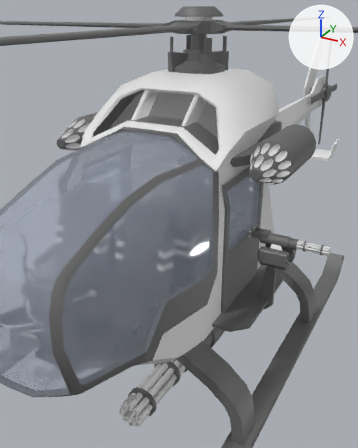
One commit to the FBX model SH-1/SH-1.fbx: the scene before it, then after it.
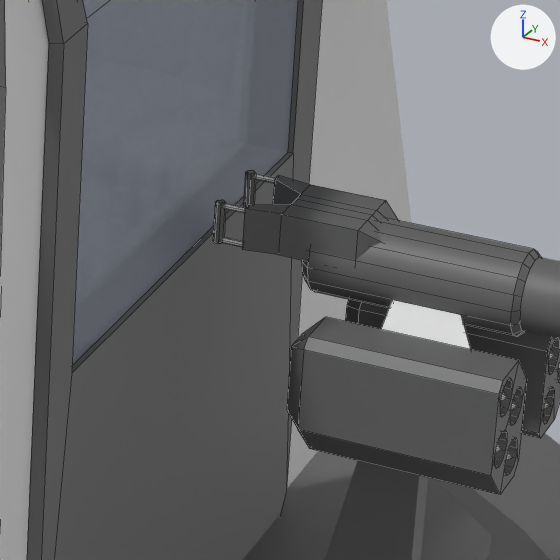
Old and new are each drawn from a camera (50 mm lens) standing at (2.417, -4.213, 3.555) and looking at (0.302, -0.368, 1.632) and again close up on the part from 61% to 82% of the width and 45% to 62% of the height. The axes (+X, +Y, +Z) are drawn at upper right. The lights are the same throughout. The close-ups show mesh edges as thin lines. Where no turn or scale is listed for an object, it has been applied to the vertices. Vertices at the same position are counted once.

In view in the first close-up: 'Canopy', 'DoorL', 'SH-1', 'SideMiniGun', 'SideMiniGunBarrel'.
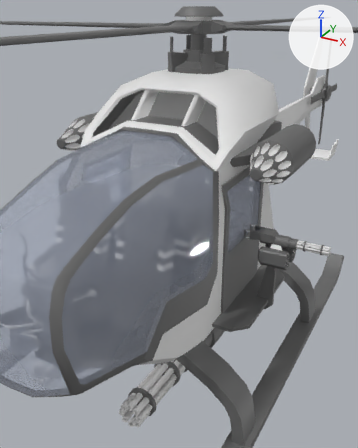
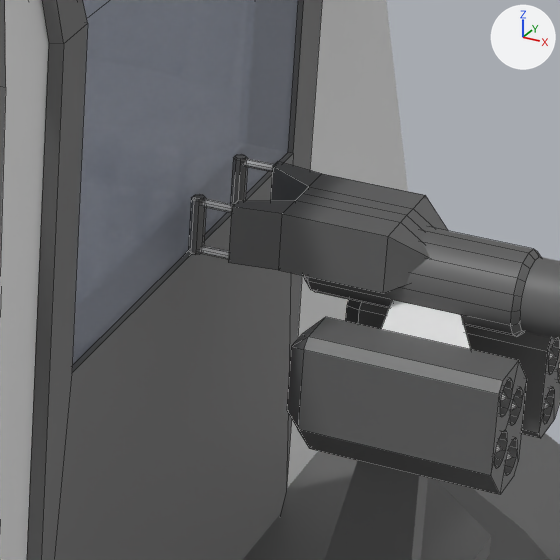
Location of each change, (x1, y1, x2, y2) in pixels of the close-ups (560 x 560 px; the box of a moved part takes in the faces that stretch with it):
```json
{"object": "SideMiniGun", "change": "reshaped", "before": [213, 170, 560, 495], "after": [188, 154, 560, 495]}
{"part": 1, "of": "me_cube_008", "change": "moved or reshaped", "before": [254, 173, 276, 183], "after": [244, 158, 275, 172]}
{"part": 2, "of": "me_cube_008", "change": "moved or reshaped", "before": [243, 170, 256, 207], "after": [230, 154, 247, 204]}
{"part": 3, "of": "me_cube_008", "change": "moved or reshaped", "before": [222, 237, 243, 247], "after": [200, 245, 229, 259]}
{"part": 4, "of": "me_cube_008", "change": "moved or reshaped", "before": [224, 203, 246, 213], "after": [203, 199, 234, 212]}
{"part": 5, "of": "me_cube_008", "change": "moved or reshaped", "before": [213, 200, 226, 244], "after": [188, 194, 206, 255]}
{"part": 6, "of": "me_cube_008", "change": "moved or reshaped", "before": [242, 175, 399, 261], "after": [228, 161, 448, 293]}
```

Edits to the scene script, one JSON object a line:
```json
{"block": "me_cube_008", "where": "me_cube_008.from_pydata(...)  # 483 vertices, 407 faces; spans x -0.271..0.158, y -0.17..0.17, z -0.18..0.114"}
{"block": "me_cube_008", "where": "# used by ob_sideminigun; location = (1.169, -0.026, 1.466)"}
{"block": "me_cube_008", "change": "me_cube_008 part 1: the loose piece of 16 vertices spanning x -0.263..-0.229, y 0.05..0.058, z 0.105..0.112 is scaled about its middle by 1.37, then moved by (-0.016, 0.02, 0.008)"}
{"block": "me_cube_008", "change": "me_cube_008 part 2: the loose piece of 32 vertices spanning x -0.271..-0.258, y 0.047..0.061, z 0.055..0.114 is scaled about its middle by 1.37, then moved by (-0.023, 0.02, -0.001)"}
{"block": "me_cube_008", "change": "me_cube_008 part 3: the loose piece of 16 vertices spanning x -0.263..-0.229, y -0.058..-0.05, z 0.056..0.063 is scaled about its middle by 1.37, then moved by (-0.016, -0.02, -0.01)"}
{"block": "me_cube_008", "change": "me_cube_008 part 4: the loose piece of 16 vertices spanning x -0.263..-0.229, y -0.058..-0.05, z 0.105..0.112 is scaled about its middle by 1.37, then moved by (-0.016, -0.02, 0.008)"}
{"block": "me_cube_008", "change": "me_cube_008 part 5: the loose piece of 32 vertices spanning x -0.271..-0.258, y -0.061..-0.047, z 0.055..0.114 is scaled about its middle by 1.37, then moved by (-0.023, -0.02, -0.001)"}
{"block": "me_cube_008", "change": "me_cube_008 part 6: the loose piece of 31 vertices spanning x -0.229..-0.025, y -0.061..0.061, z 0.055..0.114 is scaled about its middle by 1.37, then moved by (0.028, 0.0, -0.001)"}
```
